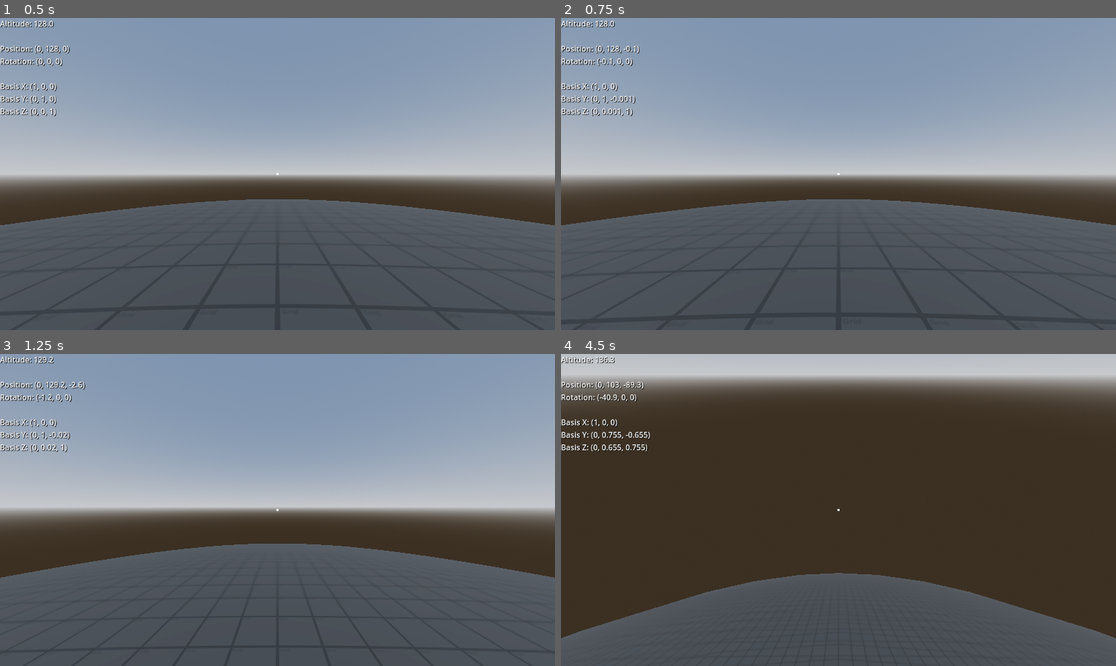
Above: before the commit, frames 1-4 (two rows, left to right).
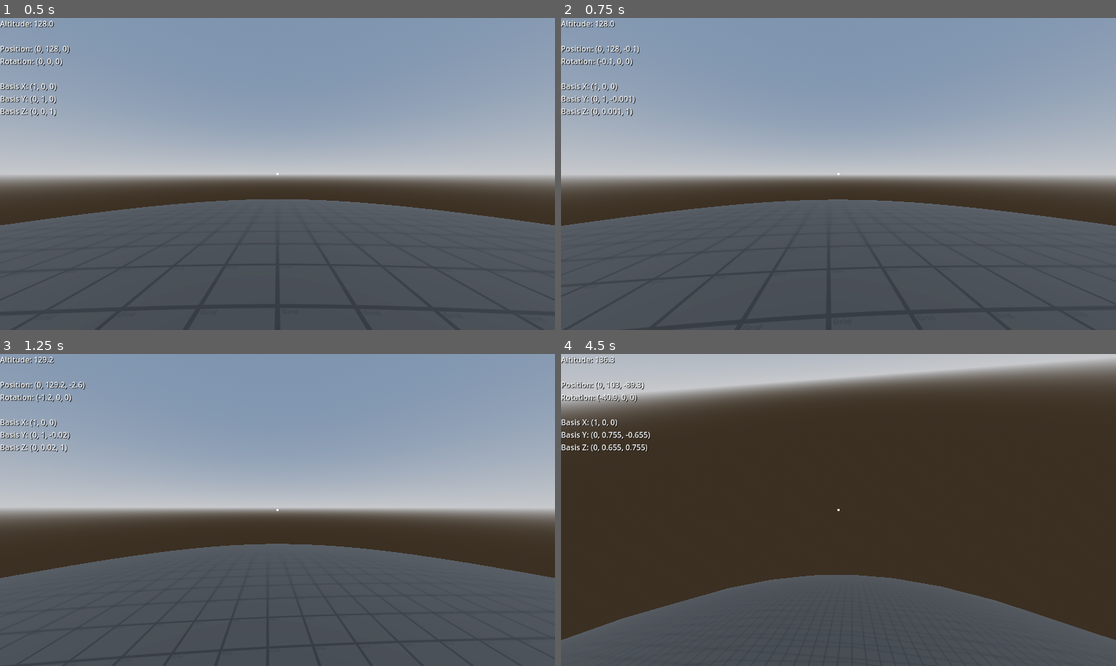
Above: after the commit, the same moments.

Repository: archiebaldry/planet-test
Game: Godot game, scene res://main.tscn
Same seed, same stepped clock (60 frames per second), same inputs: the game is played once before the commit and once after it.
Inputs (mouse positions are in pixels of both pictures, inside the frame that each line leads up to):
- Up to frame 1 (0.5 s): no input
- Up to frame 2 (0.75 s): tap Enter at 0.5 s; move the mouse to (866, 174) at 0.52 s; hold W (move_forward) from 0.53 s (still down)
- Up to frame 3 (1.25 s): keep holding W (move_forward); tap Space (jump) at 0.77 s
- Up to frame 4 (4.5 s): keep holding W (move_forward); move the mouse to (810, 510) at 1.27 s; tap Space (jump) at 1.52, 3.02, 3.77 s; move the mouse to (849, 503) at 2.02 s; move the mouse to (832, 516) at 2.77 s; move the mouse to (877, 513) at 3.52 s; move the mouse to (794, 506) at 4.27 s

Frame 1 is identical in both runs. In frame 2, 0.2% of the frame differs, in the area x 0-100%, y 58-67%; in frame 3, 0.2%; in frame 4, 7.6%, in the area x 0-100%, y 2-92%.

Commit message:
Look around with mouse

Diff:
--- a/character.gd
+++ b/character.gd
@@ -1,10 +1,13 @@
 extends RigidBody3D
 
 @onready var planet: StaticBody3D = get_node("../Planet")
+@onready var camera_pivot: Node3D = $CameraPivot
+@onready var camera: Camera3D = $CameraPivot/Camera
 @onready var label: Label = $Label
 
 const SPEED: int = 1000
 const JUMP: int = 5
+const MOUSE_SENSITIVITY: float = 0.001
 
 func _integrate_forces(state: PhysicsDirectBodyState3D) -> void:
 	# Orient character to ground
@@ -42,3 +45,12 @@
 		basis.y.snapped(Vector3.ONE * 0.001),
 		basis.z.snapped(Vector3.ONE * 0.001)
 	]
+
+func _input(event: InputEvent) -> void:
+	if event is InputEventMouseMotion:
+		# Left/right
+		camera_pivot.rotate_y(-event.relative.x * MOUSE_SENSITIVITY)
+
+		# Up/down
+		camera.rotate_x(-event.relative.y * MOUSE_SENSITIVITY)
+		camera.rotation.x = clamp(camera.rotation.x, -PI/2, PI/2)
--- a/main.tscn
+++ b/main.tscn
@@ -58,8 +58,10 @@
 [node name="Body" type="MeshInstance3D" parent="Character/CollisionShape"]
 mesh = SubResource("CapsuleMesh_jcwch")
 
-[node name="Camera" type="Camera3D" parent="Character"]
+[node name="CameraPivot" type="Node3D" parent="Character"]
 transform = Transform3D(1, 0, 0, 0, 1, 0, 0, 0, 1, 0, 1.6, 0)
+
+[node name="Camera" type="Camera3D" parent="Character/CameraPivot"]
 current = true
 fov = 90.0
 
